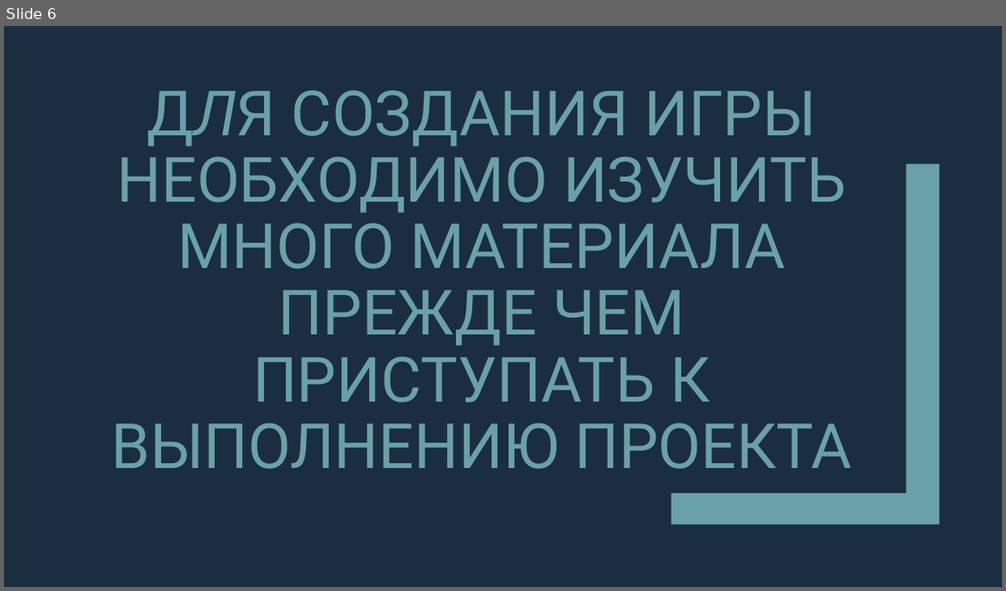
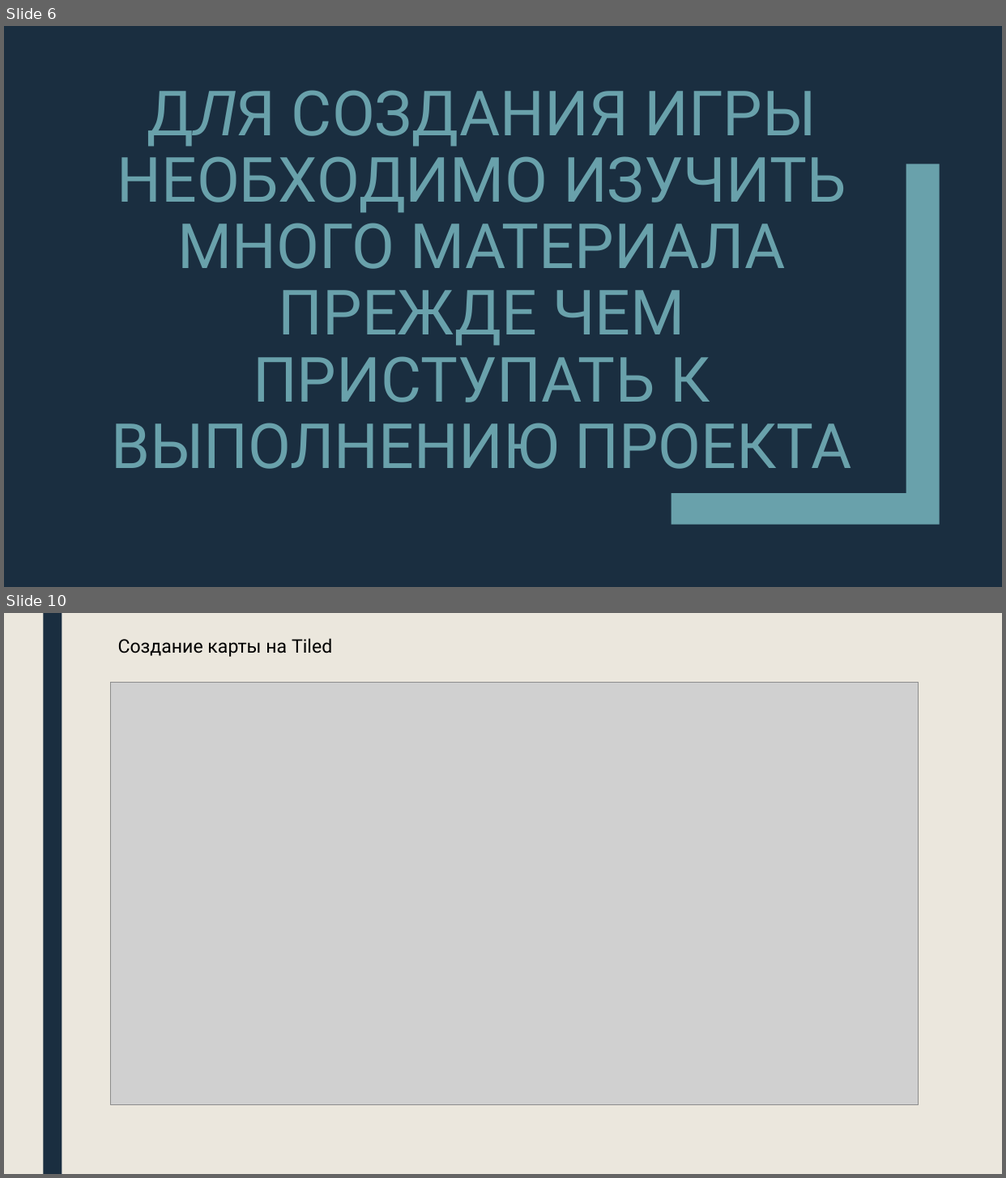
Before and after one commit to panaitoff/game_hojy_brojy, a slide deck: project.pptx. Shown one above the other, each under a label of ours: slide 6 before the commit, slides 6 and 10 after it; the slides between them are not shown. The pictures are 1006x591 and 1006x1178 pixels, drawn with LibreOffice and Linux fonts; fonts in the diff are those of the drawing; grey boxes stand for pictures. Boxes give left, top, right and bottom in pixels: in the first picture for what was removed or moved away, otherwise in the second. Text is boxed around its words. In the diff, an @@ line names an element or a change of style, - is before the commit and + after.

```diff
--- a/project.pptx
+++ b/project.pptx
@@ slide 10 added at (4,613,1002,1174), background #EBE7DD @@
@@ rectangle added at (43,613,62,1174), fill #1A2E40 @@
@@ text added at (118,638,332,657), 18 pt, text #000000 @@
+Создание карты на Tiled
@@ picture added at (110,683,918,1105) @@
```
Also in this commit, not shown: 7 slides changed, 9 other files.
